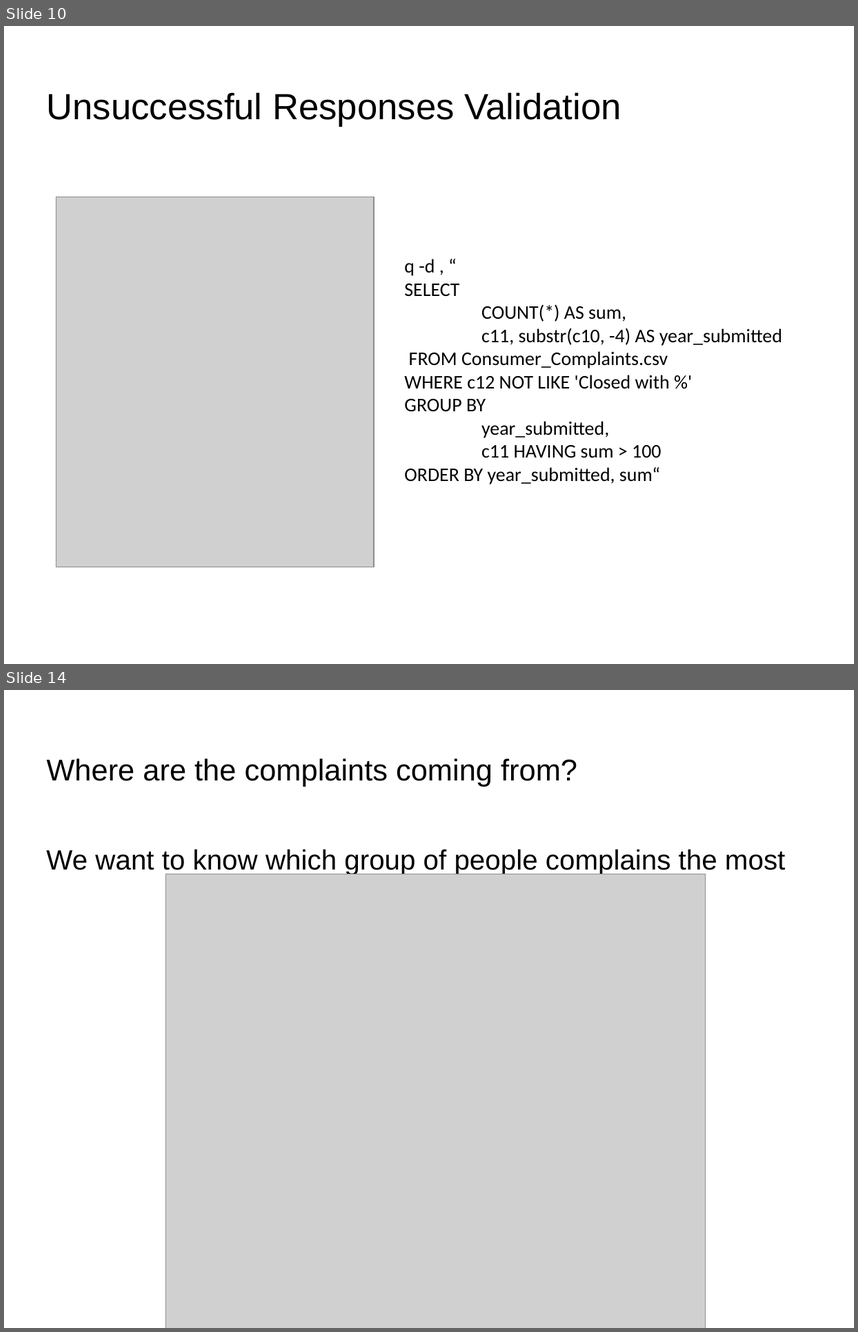
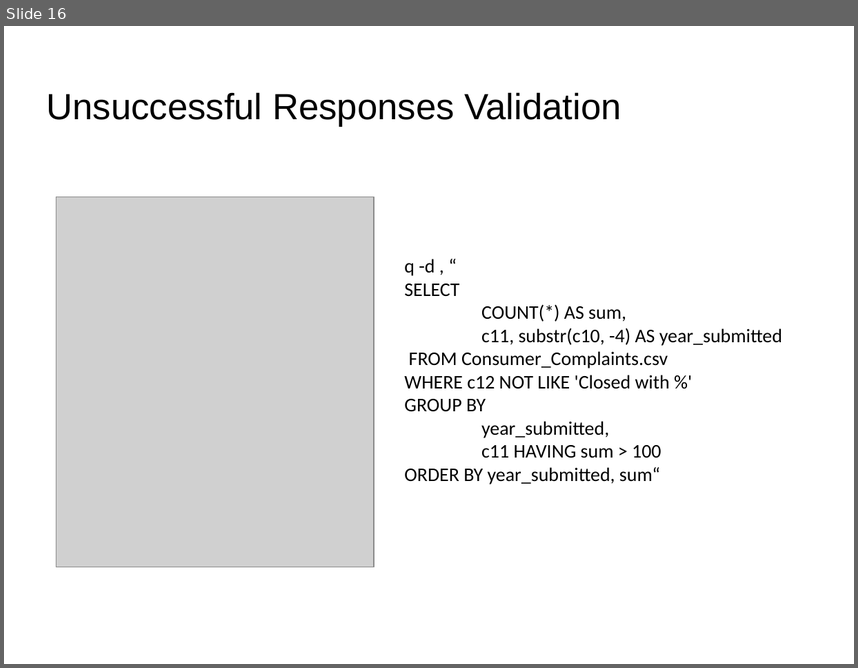
Before and after one commit to tawrahim/PCP_Final_Project, a slide deck: presentation.ppt. Shown one above the other, each under a label of ours: slides 10 and 14 before the commit, slide 16 after it; the slides between them are not shown. The pictures are 858x1332 and 858x668 pixels, drawn with LibreOffice and Linux fonts; fonts in the diff are those of the drawing; grey boxes stand for pictures; background and template pictures are left out. Boxes give left, top, right and bottom in pixels: in the first picture for what was removed or moved away, otherwise in the second. Text is boxed around its words. In the diff, an @@ line names an element or a change of style, - is before the commit and + after.

```diff
--- a/presentation.ppt
+++ b/presentation.ppt
@@ slide 14 removed at (4, 690, 854, 1328), background picture (left out) @@
@@ title removed at (47, 758, 577, 787) @@
-Where are the complaints coming from?
@@ text removed at (46, 849, 785, 875) @@
-We want to know which group of people complains the most
@@ picture removed at (166, 874, 706, 1328) @@
@@ what was slide 10 is now slide 16 @@
```
Also in this commit, not shown: 4 slides changed, 1 slide added, 1 other slide removed, 1 other file.
